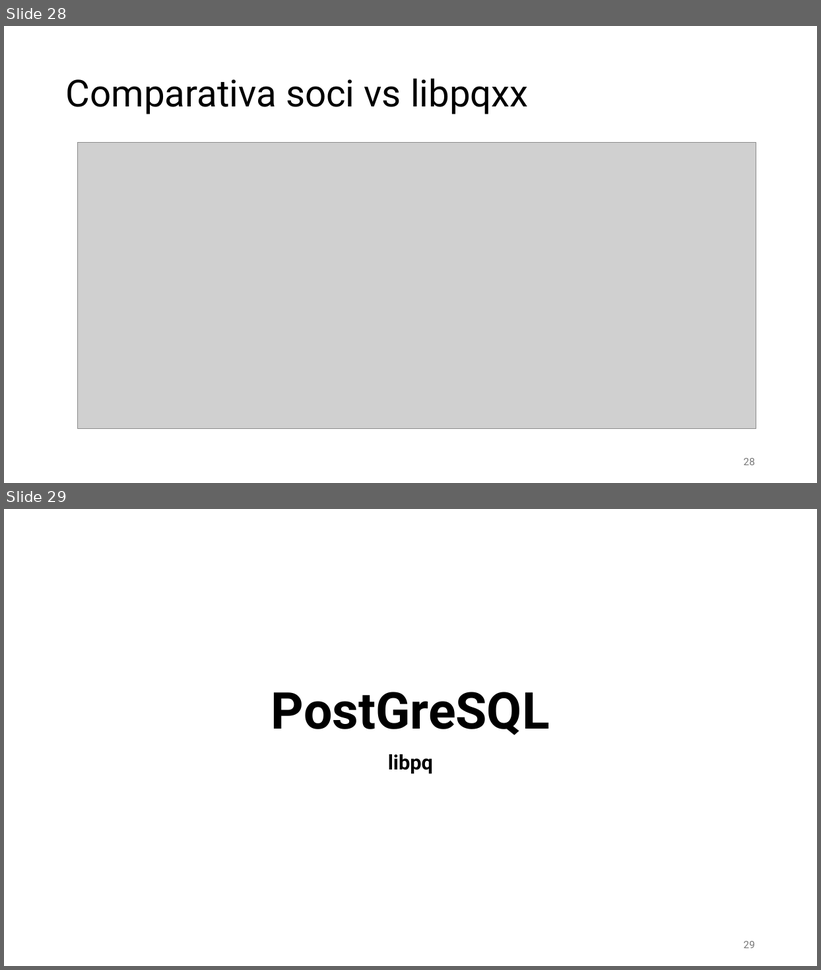
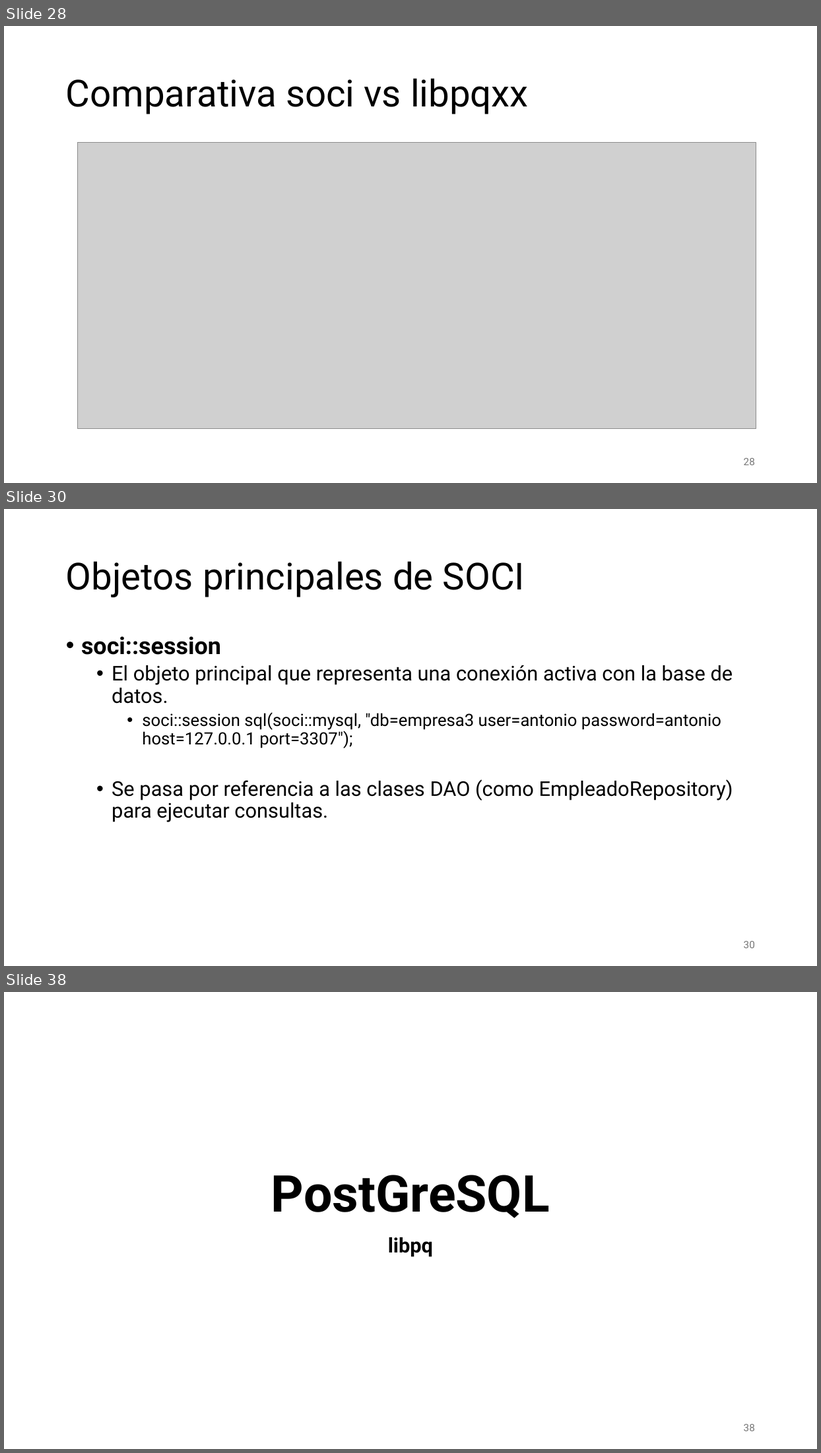
Before and after one commit to aldebarran22/CURSO_CPP_SERVICIOS_30H, a slide deck: doc/4_Gestion_estado_persistencia.pptx. Shown one above the other, each under a label of ours: slides 28 and 29 before the commit, slides 28, 30 and 38 after it; the slides between them are not shown. The pictures are 821x970 and 821x1453 pixels, drawn with LibreOffice and Linux fonts; fonts in the diff are those of the drawing; grey boxes stand for pictures. Boxes give left, top, right and bottom in pixels: in the first picture for what was removed or moved away, otherwise in the second. Text is boxed around its words. In the diff, an @@ line names an element or a change of style, - is before the commit and + after.

```diff
--- a/doc/4_Gestion_estado_persistencia.pptx
+++ b/doc/4_Gestion_estado_persistencia.pptx
@@ slide 30 added at <box>4,509,817,966</box>, background #FFFFFF @@
@@ title added at <box>66,561,525,597</box>, 44 pt, text #000000 @@
+Objetos principales de SOCI
@@ text added at <box>81,636,733,823</box>, 24 pt, text #000000 @@
+• soci::session
+  • El objeto principal que representa una conexión activa con la base de datos.
+    • soci::session sql(soci::mysql, "db=empresa3 user=antonio password=antonio host=127.0.0.1 port=3307");
+  • Se pasa por referencia a las clases DAO (como EmpleadoRepository) para ejecutar consultas.
@@ page number added at <box>744,941,755,949</box>, 12 pt, text #797979 @@
+30
@@ what was slide 29 is now slide 38 @@
@@ page number at <box>744,1424,755,1432</box>: text changed @@
-29
+38
```
Also in this commit, not shown: 2 slides changed, 8 other slides added, 7 other files.
